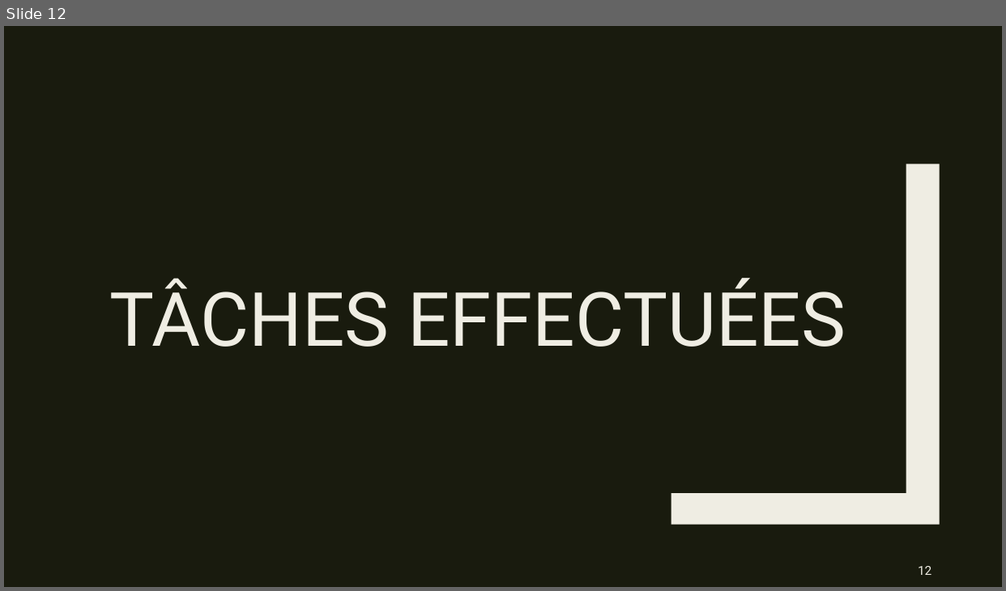
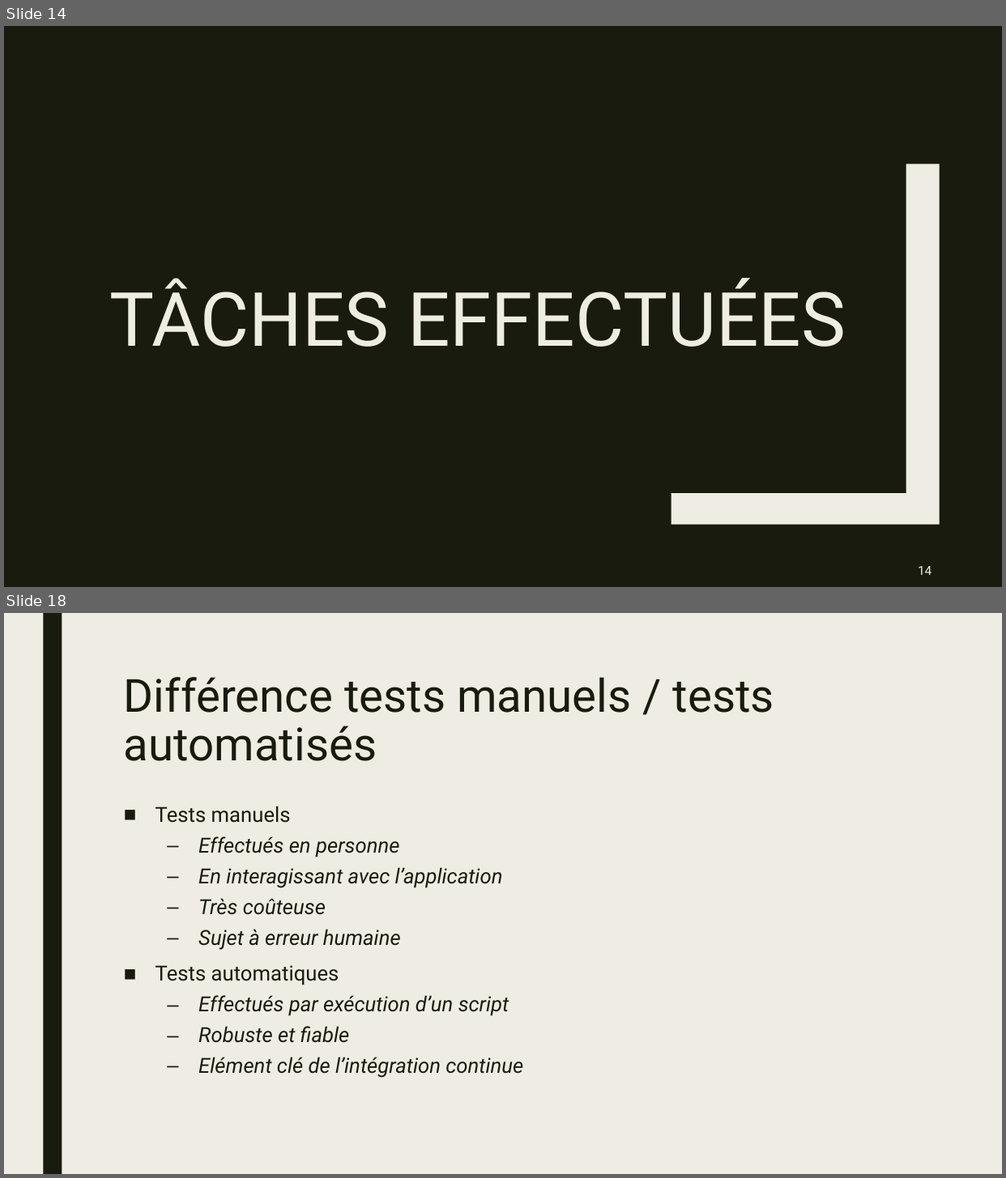
Before and after one commit to Yoan15/CDA22-23_yoan, a slide deck: ressources/CDA_Projet_Repotech_Yoan_Deconinck.pptx. Shown one above the other, each under a label of ours: slide 12 before the commit, slides 14 and 18 after it; the slides between them are not shown. The pictures are 1006x591 and 1006x1178 pixels, drawn with LibreOffice and Linux fonts; fonts in the diff are those of the drawing. Boxes give left, top, right and bottom in pixels: in the first picture for what was removed or moved away, otherwise in the second. Text is boxed around its words. In the diff, an @@ line names an element or a change of style, - is before the commit and + after.

```diff
--- a/ressources/CDA_Projet_Repotech_Yoan_Deconinck.pptx
+++ b/ressources/CDA_Projet_Repotech_Yoan_Deconinck.pptx
@@ slide 18 added at <box>4,613,1002,1174</box>, background #EFEDE3 @@
@@ rectangle added at <box>43,613,62,1174</box>, fill #191B0E @@
@@ title added at <box>124,677,774,761</box>, 44 pt, text #191B0E @@
+Différence tests manuels / tests automatisés
@@ text added at <box>155,806,523,1078</box>, 20 pt, text #191B0E, italic @@
+■ Tests manuels
+  – Effectués en personne
+  – En interagissant avec l’application
+  – Très coûteuse
+  – Sujet à erreur humaine
+■ Tests automatiques
+  – Effectués par exécution d’un script
+  – Robuste et fiable
+  – Elément clé de l’intégration continue
@@ what was slide 12 is now slide 14 @@
@@ page number at <box>918,566,931,575</box>: text changed @@
-12
+14
```
Also in this commit, not shown: 10 slides changed, 19 other slides added, 5 other files.
